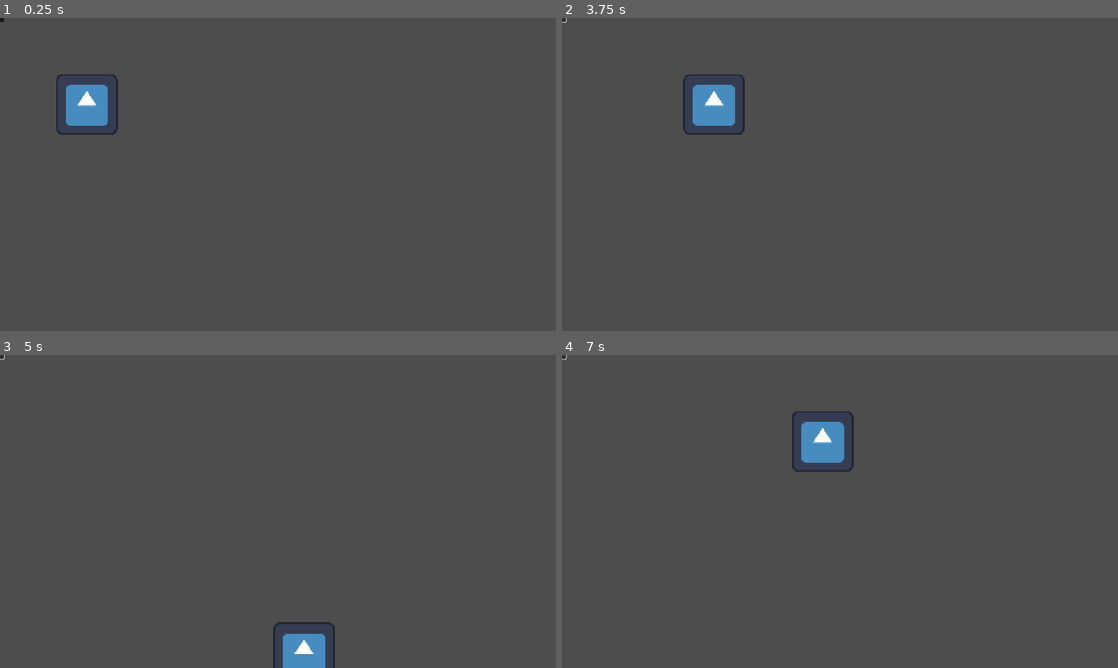
Above: before the commit, frames 1-4 (two rows, left to right).
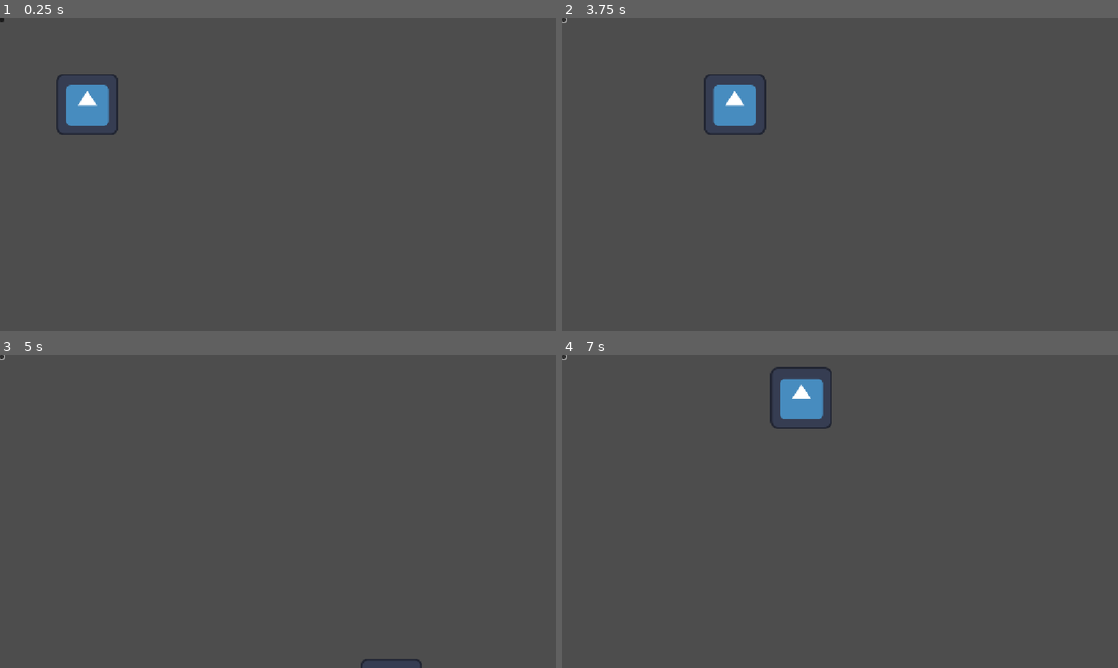
Above: after the commit, the same moments.

Repository: EmilianoCarb/HCIProyect
Game: Godot game, scene res://scenes/main/main.tscn
Same seed, same stepped clock (60 frames per second), same inputs: the game is played once before the commit and once after it. Before the commit the project has no main scene; this scene is started directly in both runs. The engine's default icon, where the game draws it, is replaced by a stand-in: a white triangle on a blue panel in a dark square.
Inputs (mouse positions are in pixels of both pictures, inside the frame that each line leads up to):
- Up to frame 1 (0.25 s): no input
- Up to frame 2 (3.75 s): click (562, 21) at 0.5 s; click (562, 21) at 1.25 s; click (562, 21) at 2 s; click (562, 21) at 2.75 s; tap Enter at 3.5 s; hold Right (ui_right) from 3.53 s (still down)
- Up to frame 3 (5 s): release Right (ui_right) at 4.28 s; hold Down (ui_down) from 4.28 s (still down)
- Up to frame 4 (7 s): release Down (ui_down) at 5.03 s; hold Right (ui_right) 5.03-5.78 s; tap Space at 5.75 s; hold Up (ui_up) 5.78-6.53 s; hold Left (ui_left) from 6.53 s (still down)

The runs differ from the first frame. In frame 1, less than 0.1% of the frame differs, in the area x 11-22%, y 19-36%; in frame 2, 1.4%; in frame 3, 1.1%; in frame 4, 2.5%, in the area x 37-53%, y 3-38%.

Commit message:
Update project configuration and player movement duration
- Set main scene in project.godot
- Adjust player movement duration in Player.gd from 0.15 to 0.10
- Ensure main scene node position is correctly defined in main.tscn

Diff:
--- a/project.godot
+++ b/project.godot
@@ -11,6 +11,7 @@
 [application]
 
 config/name="proyecto1"
+run/main_scene="uid://cfng2aeeemhia"
 config/features=PackedStringArray("4.7", "Forward Plus")
 config/icon="res://icon.svg"
 
--- a/scenes/main/main.tscn
+++ b/scenes/main/main.tscn
@@ -4,6 +4,7 @@
 [ext_resource type="Texture2D" uid="uid://b1dm6yk678tah" path="res://icon.svg" id="2_iuonh"]
 
 [node name="Main" type="Node2D" unique_id=2021888728]
+position = Vector2(1, 0)
 
 [node name="Player" type="CharacterBody2D" parent="." unique_id=1314672497]
 script = ExtResource("1_hyk8p")
--- a/scripts/Player.gd
+++ b/scripts/Player.gd
@@ -4,7 +4,7 @@
 @export var grid_size: int = 90
 @export var grid_width: int = 10
 @export var grid_height: int = 10
-@export var move_duration: float = 0.15
+@export var move_duration: float = 0.10
 
 # --- Sonidos
 @export var move_sound: AudioStream
